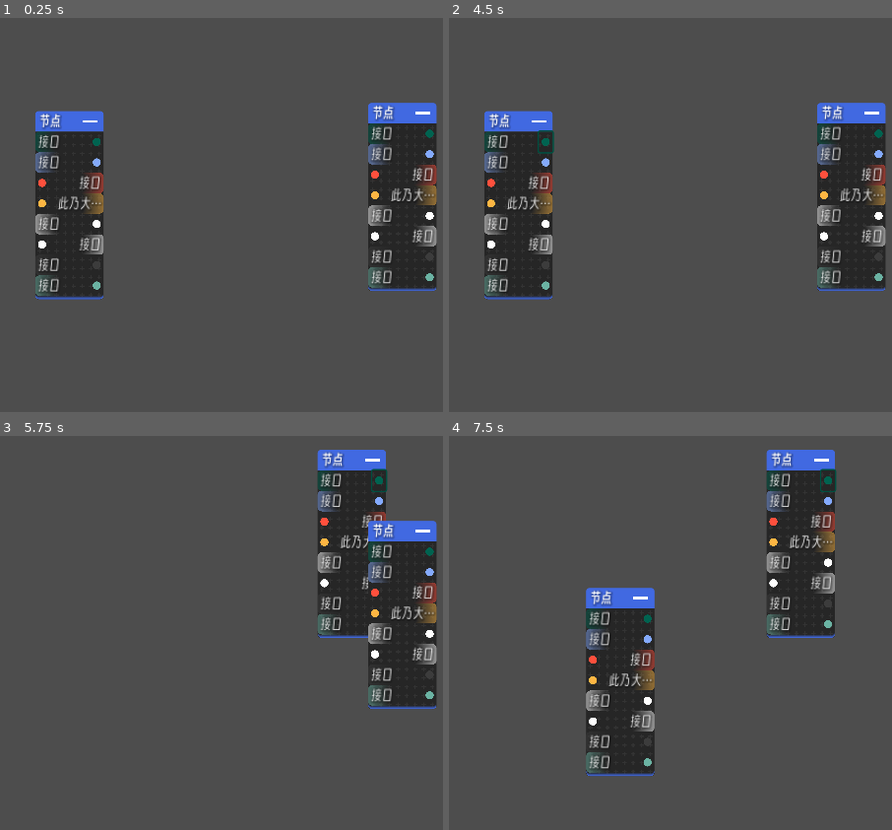
Above: before the commit, frames 1-4 (two rows, left to right).
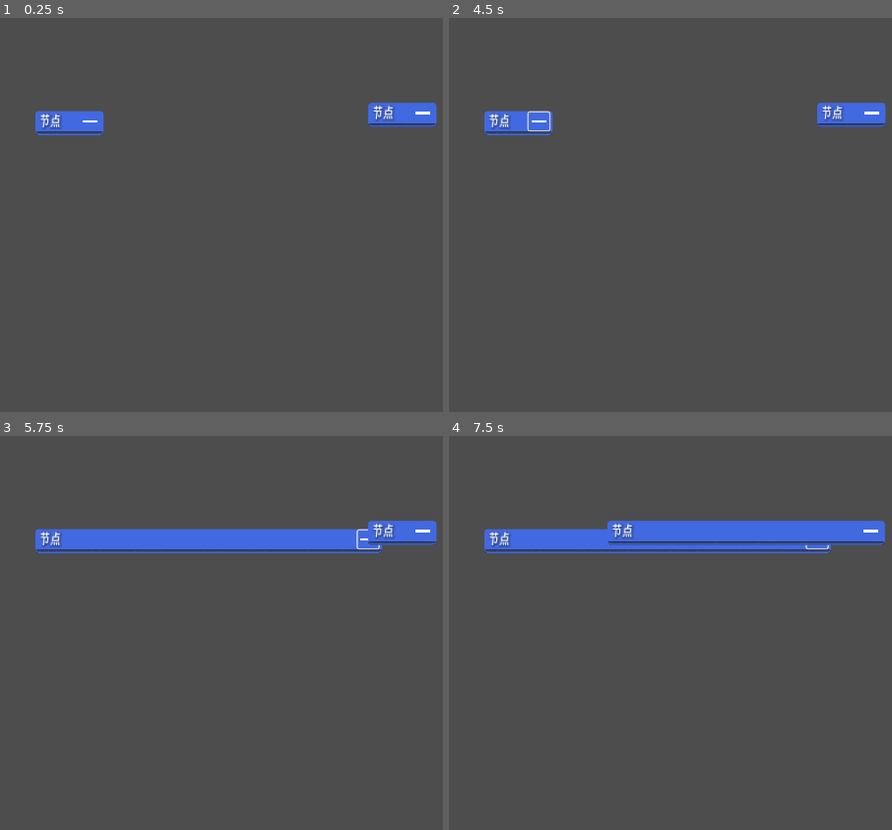
Above: after the commit, the same moments.

Repository: SXijka/GraphComponents_for_Godot
Game: Godot game, scene res://测试场景.tscn
Same seed, same stepped clock (60 frames per second), same inputs: the game is played once before the commit and once after it. The project has no main scene, so this scene is started directly.
Inputs (mouse positions are in pixels of both pictures, inside the frame that each line leads up to):
- Up to frame 1 (0.25 s): no input
- Up to frame 2 (4.5 s): click (546, 140) at 0.52 s; click (546, 140) at 1.27 s; click (537, 120) at 2.02 s; click (537, 120) at 2.77 s; click (537, 120) at 3.52 s; click (546, 140) at 4.27 s
- Up to frame 3 (5.75 s): tap Enter at 5 s; drag from (70, 625) to (349, 542) at 5.02 s
- Up to frame 4 (7.5 s): tap Space at 5.75, 7.25 s; drag from (852, 613) to (679, 727) at 5.77 s; tap Enter at 6.5 s; move the mouse to (798, 542) at 6.52 s; hold Mouse wheel down (UI放大) 6.53-7.25 s; click (798, 542) at 6.67 s; drag from (679, 727) to (484, 569) at 7.27 s

The runs differ from the first frame. In frame 1, 12% of the frame differs, in the area x 8-99%, y 26-72%; in frame 2, 12%; in frame 3, 16%; in frame 4, 19%, in the area x 8-99%, y 3-87%.

Commit message:
优化接口检查器排布，接口可设置虚直线、允许断开、替换断开，“节点”类添加向内部面板加入或移除控件的方法。

Diff:
--- a/组件/接口/接口.gd
+++ b/组件/接口/接口.gd
@@ -1,22 +1,29 @@
 @tool
 extends HBoxContainer
 class_name 接口
+## 用于节点之间图形化的关联与交互，分为接收模式与发送模式，接口与接口之间可以连接。
+
 
 static var 当前鼠标所在接口: 接口 ## 检测当前鼠标所在的接口，若当前鼠标不在任何接口，则为null。
 
 const 连接线曲率: float = 100 ## 若使用贝塞尔曲线绘制连接线，控制连接线的曲率，数值越大，曲线越明显。
-
 const 连接线段数: int = 42 ## 若使用贝塞尔曲线绘制连接线，控制连接线的段数，段数越多，曲线越平滑。
 
-@export_subgroup("属性配置")
+
+@export_subgroup("通用属性")
 @export var 接口名称: String = "接口":
 	set = _设置接口名称
 
+@export var 所属节点: 节点 ## 该接口所属的节点，出于可扩展性的考虑，需要手动指定。
+
 @export_enum("发送模式", "接收模式") var 接口模式: String = "发送模式": ## 该接口用于发送多个连接，还是接收单个连接。
 	set = _设置接口模式
 
-@export var 所属节点: 节点 ## 该接口所属的节点。
-
+@export_color_no_alpha var 接点颜色: Color = Color.WHITE: ## 接点和接口名称下方渐变背景的颜色。
+	set = _设置接点颜色
+
+
+@export_subgroup("接收模式属性")
 ## 仅接收者可以拥有配置文件。
 ## 若接收者未指定配置文件，则当发送者调用[method 连接配置.连接判断]时，直接得到true，也就是允许建立连接。[br]
 ## 该变量的配置方法: [br]
@@ -27,14 +34,17 @@
 @export var 配置文件: 连接配置:
 	set = _设置配置文件
 
-@export var 允许连接同一节点接口: bool = false ## 若为true，则该接口可以连接至自身所属节点的接口，这可能会导致循环。
-
-
-@export_subgroup("接口UI绘制")
+@export var 允许断开: bool = true ## 是否允许接收者断开。仅接收模式有效。
+
+
+@export_subgroup("发送模式属性")
+@export var 允许连接同一节点接口: bool = false ## 若为true，则该接口可以连接至自身所属节点的接口，这可能会导致循环。仅发送模式有效。
+
+@export var 替代断开: bool = true ## 当尝试连接至某一已有发送者的接收接口时，若允许断开，是维持原发送者还是将发送者替换为该接口。仅发送模式有效。
+
 @export var 使用直线绘制连接线: bool = false ##　使用贝塞尔曲线还是直线来绘制连接线。
 
-@export_color_no_alpha var 接点颜色: Color = Color.WHITE:
-	set = _设置接点颜色
+@export var 虚直线: bool = false ## 如果使用直线作为连接线，则以虚线的方式来绘制。
 
 @export var 连接线颜色: Color = Color.GRAY ## 仅发送者可绘制连接线。
 
@@ -46,18 +56,26 @@
 @onready var _绘画: Control = $"接点/绘画"
 @onready var _渐变背景: StyleBoxFlat = $"名称/渐变背景".get_theme_stylebox("panel", "Panel")
 
-var 连接中: bool = false ## 仅发送者可尝试连接。
+
+var 连接中: bool = false ## 是否正尝试连接，此间绘制接点至鼠标的连接线。仅发送者可尝试连接。
 
 var 代理: 连接代理 = 连接代理.new(self) ## 用于管理接口连接功能。
+
+
+func _init() -> void:
+	add_to_group("接口")
 
 
 func _ready():
 	_设置接口名称(接口名称)
 	_设置接口模式(接口模式)
 	_设置接点颜色(接点颜色)
-	_接点.pressed.connect(_开始连接)
+	_接点.pressed.connect(_当接点按下)
 	if 接口模式 == "发送模式":
 		_绘画.draw.connect(_绘制连接线)
+	elif 接口模式 == "接收模式":
+		_接点.button_mask = MOUSE_BUTTON_MASK_RIGHT
+		_接点.action_mode = BaseButton.ACTION_MODE_BUTTON_RELEASE
 
 
 func _process(delta: float) -> void:
@@ -142,23 +160,47 @@
 	新配置.所属接口 = self
 
 
-func _开始连接():
+func _当接点按下():
+	print(代理.获取_接收者(),"\r\n",代理.发送者)
 	if 接口模式 == "接收模式":
-		return
-	连接中 = true
+		if not 允许断开:
+			return
+		if 代理 and 代理.发送者:
+			代理.断开于(代理.发送者)
+			if 配置文件:
+				配置文件.断开时执行一次()
+		return
+	if 接口模式 == "发送模式":
+		连接中 = true
 
 
 func _检测连接() -> bool:
 	if not 当前鼠标所在接口:
 		return false
+
 	if 当前鼠标所在接口 == self:
 		return false
+
 	if not 允许连接同一节点接口:
 		var 目标接口节点 = 当前鼠标所在接口.所属节点
 		if 目标接口节点 and 目标接口节点 == 所属节点:
 			return false
+
 	if 当前鼠标所在接口.接口模式 != "接收模式":
 		return false
+
+	if (当前鼠标所在接口.代理.发送者 != 代理.默认发送者) or 当前鼠标所在接口.代理.发送者 != null:
+		if not 当前鼠标所在接口.允许断开:
+			return false
+		if not 替代断开:
+			return false
+		if (not 当前鼠标所在接口.配置文件) or 当前鼠标所在接口.配置文件.连接判断(self):
+			当前鼠标所在接口.代理.断开于(当前鼠标所在接口.代理.发送者)
+			if 当前鼠标所在接口.配置文件:
+				当前鼠标所在接口.配置文件.断开时执行一次()
+			return true
+		return false
+
 	if not 当前鼠标所在接口.配置文件:
 		return true
 	return 当前鼠标所在接口.配置文件.连接判断(self)
@@ -167,19 +209,25 @@
 func _绘制连接线():
 	if 连接中:
 		if 使用直线绘制连接线:
-			_绘画.draw_line(_绘画.get_rect().get_center(), _绘画.get_local_mouse_position(), 连接线颜色, 连接线宽, true)
+			if 虚直线:
+				_绘画.draw_dashed_line(_绘画.get_rect().get_center(), _绘画.get_local_mouse_position(), 连接线颜色, 连接线宽, 3 * 连接线宽, true)
+			else:
+				_绘画.draw_line(_绘画.get_rect().get_center(), _绘画.get_local_mouse_position(), 连接线颜色, 连接线宽, true)
 		else:
-			绘制贝塞尔曲线(_绘画, _绘画.get_rect().get_center(), _绘画.get_local_mouse_position(), 连接线曲率 , 连接线段数)
+			_绘制贝塞尔曲线(_绘画, _绘画.get_rect().get_center(), _绘画.get_local_mouse_position(), 连接线曲率 , 连接线段数)
 
 	for 已有接收者: 连接代理 in 代理.获取_接收者():
 		var 接收者相对绘画的位置 = 已有接收者.所属接口._绘画.get_global_rect().get_center() - _绘画.global_position
 		if 使用直线绘制连接线:
-			_绘画.draw_line(_绘画.get_rect().get_center(), 接收者相对绘画的位置, 连接线颜色, 连接线宽, true)
+			if 虚直线:
+				_绘画.draw_dashed_line(_绘画.get_rect().get_center(), 接收者相对绘画的位置, 连接线颜色, 连接线宽, 3 * 连接线宽, true)
+			else:
+				_绘画.draw_line(_绘画.get_rect().get_center(), 接收者相对绘画的位置, 连接线颜色, 连接线宽, true)
 		else:
-			绘制贝塞尔曲线(_绘画, _绘画.get_rect().get_center(), 接收者相对绘画的位置, 连接线曲率, 连接线段数)
-
-
-func 绘制贝塞尔曲线(绘制者: Control, 起始点: Vector2, 结束点: Vector2, 曲率: float, 段数: int):
+			_绘制贝塞尔曲线(_绘画, _绘画.get_rect().get_center(), 接收者相对绘画的位置, 连接线曲率, 连接线段数)
+
+
+func _绘制贝塞尔曲线(绘制者: Control, 起始点: Vector2, 结束点: Vector2, 曲率: float, 段数: int):
 	var 各点:PackedVector2Array = []
 	var 控制点A = 起始点 + Vector2(曲率, 0)
 	var 控制点B = 结束点 - Vector2(曲率, 0)
@@ -187,14 +235,14 @@
 	for i in range(段数 + 1):
 		var 点所在 = i / float(段数)
 
-		var 点 = 贝塞尔插值(起始点, 控制点A, 控制点B, 结束点, 点所在)
+		var 点 = _贝塞尔插值(起始点, 控制点A, 控制点B, 结束点, 点所在)
 		各点.append(点)
 
 	# 绘制曲线
 	绘制者.draw_polyline(各点, 连接线颜色, 连接线宽, true)
 
 
-func 贝塞尔插值(p0: Vector2, p1: Vector2, p2: Vector2, p3: Vector2, t: float) -> Vector2:
+func _贝塞尔插值(p0: Vector2, p1: Vector2, p2: Vector2, p3: Vector2, t: float) -> Vector2:
 	var u = 1.0 - t
 	var tt = t * t
 	var uu = u * u
--- a/组件/点背景/点背景.gd
+++ b/组件/点背景/点背景.gd
@@ -30,6 +30,7 @@
 	_调整点颜色(点颜色)
 	if 同步容器:
 		同步容器.resized.connect(大小同步)
+		大小同步()
 
 
 func 大小同步():
--- a/组件/节点/节点.gd
+++ b/组件/节点/节点.gd
@@ -20,14 +20,17 @@
 
 @export var 展开: bool = true
 
+@export var 初始加载内容: Array[Control] = [] ## 在节点就绪时将其中的项加入节点，空值被忽略，各项自动取消隐藏。
+
+@export var 自动获取子节点为内容: bool = false ## 是否自动获取节点实例下的子节点作为内容物加入节点。
+
 @onready var 节点名称: Label = $"可调整边框/节点内容/标题栏背景/标题栏边距/左右布局/节点名称"
 @onready var 底部背景: Panel = $"可调整边框/节点内容/面板背景/面板容器/底部背景"
 @onready var 标题栏背景: PanelContainer = $"可调整边框/节点内容/标题栏背景"
 @onready var 面板背景: PanelContainer = $"可调整边框/节点内容/面板背景"
 @onready var 背景点: 点背景 = $"可调整边框/节点内容/面板背景/背景容器/点背景"
-
-
-
+@onready var 面板: VBoxContainer = $"可调整边框/节点内容/面板背景/面板容器/面板"
+@onready var 边框: 可调整边框 = $"可调整边框"
 
 func _init() -> void:
 	add_to_group("节点")
@@ -39,6 +42,78 @@
 	_设置背景颜色(背景颜色)
 	_设置背景点图案(背景点图案)
 	_设置背景点颜色(背景点颜色)
+
+	if not Engine.is_editor_hint():
+		添加_多个内容(初始加载内容)
+
+		if 自动获取子节点为内容:
+			if get_child_count() <= 1:
+				pass
+			var 子节点 := get_children()
+			子节点.erase(边框)
+			for i in 子节点:
+				添加_内容(i as Control)
+
+
+func 添加_内容(内容物: Control) -> void: ## 向节点中添加内容物，自动取消隐藏。
+	内容物.show()
+	if 内容物.get_parent():
+		内容物.reparent(面板)
+	else:
+		面板.add_child(内容物)
+
+
+func 添加_多个内容(内容物: Array[Control]) -> void: ## 传入一个列表，将其中所有项均作为内容物加入节点，自动取消隐藏。
+	for i in 内容物:
+		if not i:
+			continue
+		elif i.get_parent():
+			i.show()
+			i.reparent(面板)
+		else:
+			i.show()
+			面板.add_child(i)
+
+
+func 弹出_内容(内容物: Control) -> Control: ## 将一个内容物移出节点并返回，若返回值为null，则节点不包含该内容物。
+	if not 存在_内容(内容物):
+		return null
+	面板.remove_child(内容物)
+	return 内容物
+
+
+func 删除_内容(内容物: Control) -> void:
+	if not 存在_内容(内容物):
+		return
+	内容物.queue_free()
+
+
+func 按索引_删除(索引: int) -> bool:
+	if 索引 >= 获取_内容().size():
+		return false
+	else:
+		获取_内容()[索引].queue_free()
+		return true
+
+
+func 清空_内容() -> void:
+	for i in 获取_内容():
+		i.queue_free()
+
+
+func 获取_内容() -> Array[Control]:
+	if 面板.get_child_count() == 0:
+		return []
+	else:
+		return 面板.get_children() as Array[Control]
+
+
+func 存在_内容(内容物: Control) -> bool:
+	if not 内容物:
+		return false
+	if 内容物 not in 获取_内容():
+		return false
+	return true
 
 
 func _设置名称(新名称):
@@ -64,11 +139,13 @@
 		return
 	面板背景.self_modulate = 新颜色
 
+
 func _设置背景点颜色(新颜色: Color):
 	背景点颜色 = 新颜色
 	if not 背景点:
 		return
 	(背景点 as 点背景).点颜色 = 新颜色
+
 
 func _设置背景点图案(新图案: String):
 	背景点图案 = 新图案
--- a/组件/节点/节点.tscn
+++ b/组件/节点/节点.tscn
@@ -7,7 +7,6 @@
 [ext_resource type="PackedScene" uid="uid://bfvnosgijqsuw" path="res://组件/点背景/点背景.tscn" id="2_x8aka"]
 [ext_resource type="Texture2D" uid="uid://c4a7pxn3sdnne" path="res://组件/节点/收起按钮.tres" id="3_dp3fg"]
 [ext_resource type="Theme" uid="uid://bi3qwhycdl2pj" path="res://组件/节点/节点面板主题.tres" id="4_iih1d"]
-[ext_resource type="PackedScene" uid="uid://cjmqfgvlymvaa" path="res://组件/接口/接口.tscn" id="7_68nad"]
 
 [sub_resource type="AtlasTexture" id="AtlasTexture_c5uln"]
 resource_local_to_scene = true
@@ -86,7 +85,7 @@
 self_modulate = Color(0.2, 0.2, 0.2, 1)
 layout_mode = 1
 offset_right = 500.0
-offset_bottom = 1225.0
+offset_bottom = 25.0
 scale = Vector2(0.2, 0.2)
 texture = SubResource("AtlasTexture_c5uln")
 "同步容器" = NodePath("..")
@@ -100,51 +99,6 @@
 layout_mode = 2
 size_flags_vertical = 0
 
-[node name="接口" parent="可调整边框/节点内容/面板背景/面板容器/面板" node_paths=PackedStringArray("所属节点") instance=ExtResource("7_68nad")]
-layout_mode = 2
-"所属节点" = NodePath("../../../../../..")
-"接点颜色" = Color(0, 0.388235, 0.313726, 1)
-
-[node name="接口2" parent="可调整边框/节点内容/面板背景/面板容器/面板" node_paths=PackedStringArray("所属节点") instance=ExtResource("7_68nad")]
-layout_mode = 2
-"所属节点" = NodePath("../../../../../..")
-"接点颜色" = Color(0.517647, 0.666667, 0.988235, 1)
-"允许连接同一节点接口" = true
-
-[node name="接口3" parent="可调整边框/节点内容/面板背景/面板容器/面板" node_paths=PackedStringArray("所属节点") instance=ExtResource("7_68nad")]
-layout_mode = 2
-"所属节点" = NodePath("../../../../../..")
-"接口模式" = "接收模式"
-"接点颜色" = Color(1, 0.312406, 0.237881, 1)
-
-[node name="接口4" parent="可调整边框/节点内容/面板背景/面板容器/面板" node_paths=PackedStringArray("配置文件") instance=ExtResource("7_68nad")]
-layout_mode = 2
-"接口名称" = "此乃大天一流接口"
-"接口模式" = "接收模式"
-"接点颜色" = Color(0.996078, 0.713726, 0.262745, 1)
-"连接线宽" = 8.0
-"配置文件" = NodePath("")
-
-[node name="接口5" parent="可调整边框/节点内容/面板背景/面板容器/面板" instance=ExtResource("7_68nad")]
-layout_mode = 2
-"连接线宽" = 8.0
-
-[node name="接口6" parent="可调整边框/节点内容/面板背景/面板容器/面板" instance=ExtResource("7_68nad")]
-layout_mode = 2
-"接口模式" = "接收模式"
-"连接线宽" = 8.0
-"允许连接同一节点接口" = true
-
-[node name="接口7" parent="可调整边框/节点内容/面板背景/面板容器/面板" instance=ExtResource("7_68nad")]
-layout_mode = 2
-"接点颜色" = Color(0.235294, 0.235294, 0.235294, 1)
-"连接线宽" = 8.0
-
-[node name="接口8" parent="可调整边框/节点内容/面板背景/面板容器/面板" instance=ExtResource("7_68nad")]
-layout_mode = 2
-"接点颜色" = Color(0.419608, 0.701961, 0.639216, 1)
-"连接线宽" = 8.0
-
 [node name="底部背景" type="Panel" parent="可调整边框/节点内容/面板背景/面板容器"]
 modulate = Color(0.254902, 0.411765, 0.882353, 1)
 custom_minimum_size = Vector2(0, 5)
--- a/组件/节点/节点面板主题.tres
+++ b/组件/节点/节点面板主题.tres
@@ -28,4 +28,3 @@
 PanelBottom/base_type = &"Panel"
 PanelBottom/styles/panel = SubResource("StyleBoxFlat_mbrih")
 PanelContainer/styles/panel = SubResource("StyleBoxFlat_fv6uj")
-VBoxContainer/constants/separation = 0
Not shown: 1 places in 组件/节点/节点.tscn that only renumber resources
